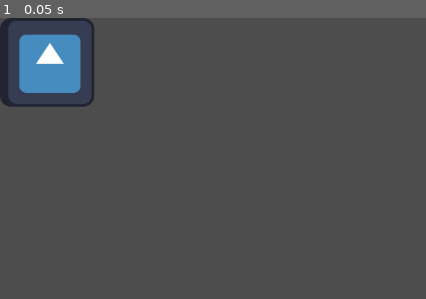
Above: before the commit, frame 1.
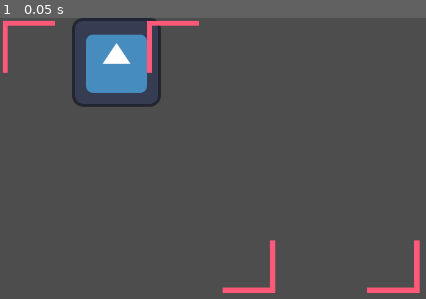
Above: after the commit, the same moment.

Repository: Nokorpo/gato-godot-accessibility-toolkit
Game: Godot game, scene res://modules/demo_selector/demo_selector.tscn
Same seed, same stepped clock (60 frames per second), same inputs: the game is played once before the commit and once after it. The project has no main scene, so this scene is started directly. The engine's default icon, where the game draws it, is replaced by a stand-in: a white triangle on a blue panel in a dark square.
Inputs:
- Up to frame 1 (0.05 s): no input

The runs differ from the first frame. In frame 1, 9.2% of the frame differs, in the area x 0-99%, y 0-98%.

Commit message:
Add demo list to demo selector

Diff:
--- a/modules/demo_selector/demo_container.gd
+++ b/modules/demo_selector/demo_container.gd
@@ -4,5 +4,7 @@
 var demo_preview: PackedScene = load("res://modules/demo_selector/demo_preview.tscn")
 
 func _ready() -> void:
-	for i in demo_list_resource.demos:
-		add_child(demo_preview.instantiate())
+	for demo_data in demo_list_resource.demos:
+		var new_preview: DemoPreview = demo_preview.instantiate()
+		new_preview.data = demo_data
+		add_child(new_preview)
--- a/modules/demo_selector/demo_data.gd
+++ b/modules/demo_selector/demo_data.gd
@@ -2,3 +2,4 @@
 extends Resource
 
 @export var title: String
+@export var image: Texture
--- a/modules/demo_selector/demo_list.tres
+++ b/modules/demo_selector/demo_list.tres
@@ -1,21 +1,26 @@
-[gd_resource type="Resource" script_class="DemoList" load_steps=6 format=3 uid="uid://doxub3jvr747g"]
+[gd_resource type="Resource" script_class="DemoList" load_steps=8 format=3 uid="uid://doxub3jvr747g"]
 
 [ext_resource type="Script" uid="uid://dx7paoh7iir8m" path="res://modules/demo_selector/demo_data.gd" id="1_p5mn1"]
 [ext_resource type="Script" uid="uid://cpkos20tvikpp" path="res://modules/demo_selector/demo_list.gd" id="1_tfvdt"]
+[ext_resource type="Texture2D" uid="uid://c6srva6trybgk" path="res://modules/demo_selector/assets/placeholder.svg" id="2_52e3n"]
+[ext_resource type="Texture2D" uid="uid://b5h0k7houk38n" path="res://icon.svg" id="3_ysq4b"]
 
 [sub_resource type="Resource" id="Resource_g6obd"]
 script = ExtResource("1_p5mn1")
 title = "Demo 1"
+image = ExtResource("2_52e3n")
 metadata/_custom_type_script = "uid://dx7paoh7iir8m"
 
 [sub_resource type="Resource" id="Resource_52e3n"]
 script = ExtResource("1_p5mn1")
 title = "Demo 2"
+image = ExtResource("3_ysq4b")
 metadata/_custom_type_script = "uid://dx7paoh7iir8m"
 
 [sub_resource type="Resource" id="Resource_ysq4b"]
 script = ExtResource("1_p5mn1")
 title = "Demo 3"
+image = ExtResource("2_52e3n")
 metadata/_custom_type_script = "uid://dx7paoh7iir8m"
 
 [resource]
--- a/modules/demo_selector/demo_preview.gd
+++ b/modules/demo_selector/demo_preview.gd
@@ -2,3 +2,6 @@
 extends Control
 
 @export var data: DemoData
+
+func _ready() -> void:
+	$TextureRect.texture = data.image
--- a/modules/demo_selector/demo_preview.tscn
+++ b/modules/demo_selector/demo_preview.tscn
@@ -1,16 +1,22 @@
-[gd_scene load_steps=3 format=3 uid="uid://bq544odefoqpb"]
+[gd_scene load_steps=6 format=3 uid="uid://bq544odefoqpb"]
 
 [ext_resource type="Script" uid="uid://dnt0dclo16dur" path="res://modules/demo_selector/demo_preview.gd" id="1_0hnp5"]
+[ext_resource type="Texture2D" uid="uid://c6srva6trybgk" path="res://modules/demo_selector/assets/placeholder.svg" id="2_1f5f7"]
 [ext_resource type="Texture2D" uid="uid://b5h0k7houk38n" path="res://icon.svg" id="2_01pek"]
+[ext_resource type="Script" uid="uid://dx7paoh7iir8m" path="res://modules/demo_selector/demo_data.gd" id="2_tghuj"]
+
+[sub_resource type="Resource" id="Resource_571ta"]
+script = ExtResource("2_tghuj")
+title = "Placeholder"
+image = ExtResource("2_1f5f7")
+metadata/_custom_type_script = "uid://dx7paoh7iir8m"
 
 [node name="DemoPreview" type="Control"]
+custom_minimum_size = Vector2(100, 100)
 layout_mode = 3
-anchors_preset = 15
-anchor_right = 1.0
-anchor_bottom = 1.0
-grow_horizontal = 2
-grow_vertical = 2
+anchors_preset = 0
 script = ExtResource("1_0hnp5")
+data = SubResource("Resource_571ta")
 
 [node name="TextureRect" type="TextureRect" parent="."]
 layout_mode = 0
--- a/modules/demo_selector/demo_selector.tscn
+++ b/modules/demo_selector/demo_selector.tscn
@@ -11,8 +11,11 @@
 grow_vertical = 2
 
 [node name="DemoContainer" type="GridContainer" parent="."]
-layout_mode = 0
-offset_right = 40.0
-offset_bottom = 40.0
+layout_mode = 1
+anchors_preset = 15
+anchor_right = 1.0
+anchor_bottom = 1.0
+grow_horizontal = 2
+grow_vertical = 2
 columns = 3
 script = ExtResource("1_xsipc")
--- a/modules/demo_selector/tests/test_demo_preview.gd
+++ b/modules/demo_selector/tests/test_demo_preview.gd
@@ -7,7 +7,14 @@
 	func test_demo_preview_scene_exists():
 		assert_not_null(demo_preview_scene, "the demo selector scene does not exist")
 
-	func test_demo_preview_contains_preview_image():
-		var preview: Control = add_child_autofree(demo_preview_scene.instantiate())
+	func test_demo_preview_has_demo_data():
+		var preview: DemoPreview = add_child_autofree(demo_preview_scene.instantiate())
+		assert_not_null(preview.data, "The preview doesn't have demo data")
+
+	func test_demo_preview_image_matches_with_demo_data_image():
+		var preview: DemoPreview = add_child_autofree(demo_preview_scene.instantiate())
 		var image: TextureRect = preview.find_child("TextureRect")
 		assert_not_null(image.texture, "the preview has no image")
+		assert_not_null(preview.data, "The preview doesn't have demo data")
+		if preview.data:
+			assert_eq(image.texture, preview.data.image, "The preview image doesnt match with demo data image")
--- a/modules/demo_selector/tests/test_demo_selector.gd
+++ b/modules/demo_selector/tests/test_demo_selector.gd
@@ -20,14 +20,17 @@
 	func test_demo_container_children_are_demo_previews():
 		var scene: Node = add_child_autofree(demo_selector_scene.instantiate())
 		var demo_container: Container = scene.find_child("DemoContainer")
+		var demo_list_resource: DemoList = load("res://modules/demo_selector/demo_list.tres")
+		assert_gt(demo_container.get_child_count(), 0, "the demo container is empty")
 
-		assert_gt(demo_container.get_child_count(), 0, "the demo container is empty")
-		for preview: DemoPreview in demo_container.get_children():
+		for i: int in range(demo_container.get_child_count()):
+			var preview = demo_container.get_child(i)
 			assert_typeof(preview, typeof(DemoPreview), "a child of demo container is not of type DemoPreview")
+			assert_eq(preview.data, demo_list_resource.demos[i], "The preview data %d matches with demo list data %d" % [i , i])
 
 class TestDemoListResource extends GutTest:
 
-	var demo_list_resource: Resource = load("res://modules/demo_selector/demo_list.tres")
+	var demo_list_resource: DemoList = load("res://modules/demo_selector/demo_list.tres")
 
 	func test_demo_list_resource_exist():
 		assert_not_null(demo_list_resource, "Demo list resource doesn't exist")
Not shown, added: modules/demo_selector/assets/placeholder.svg.import
